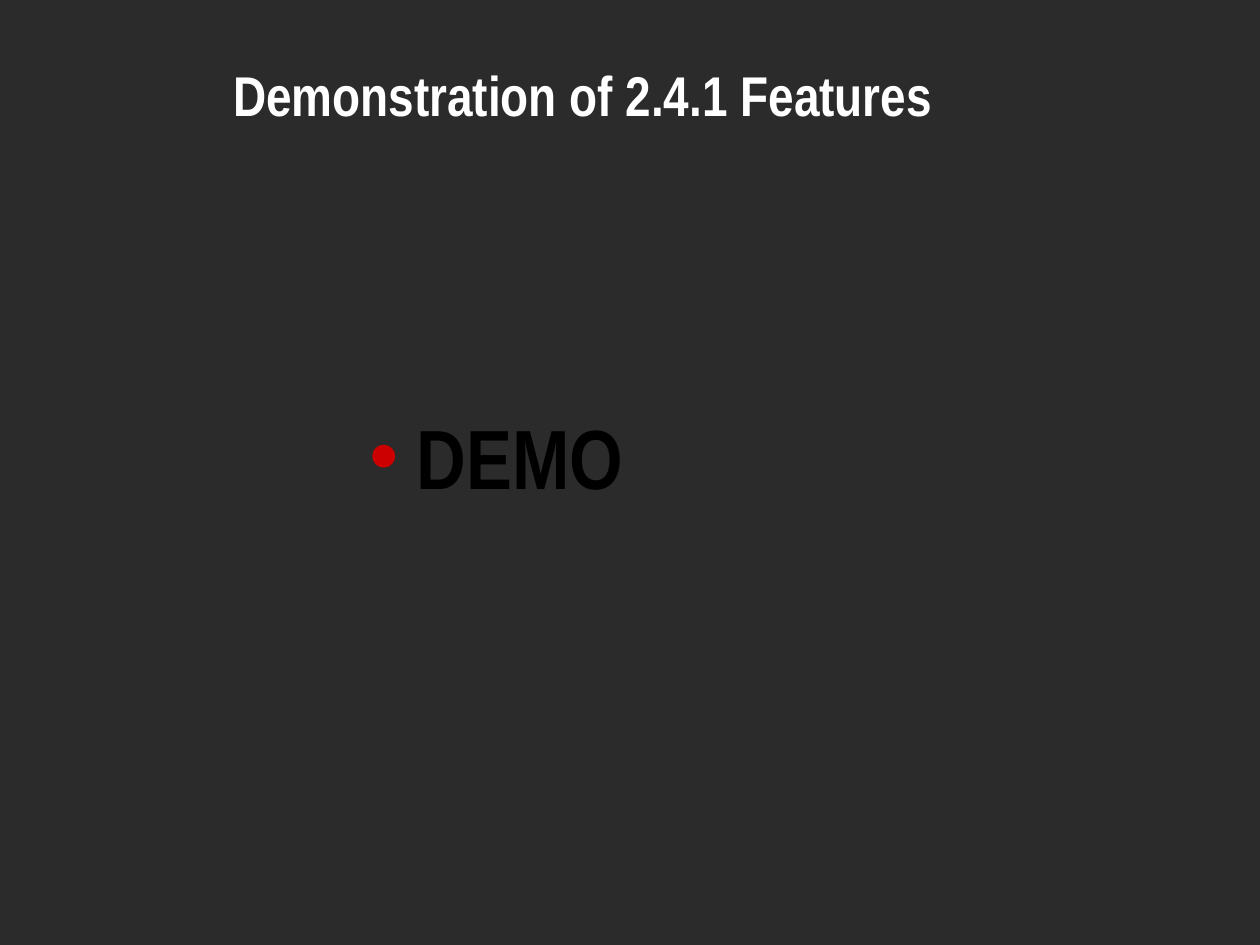
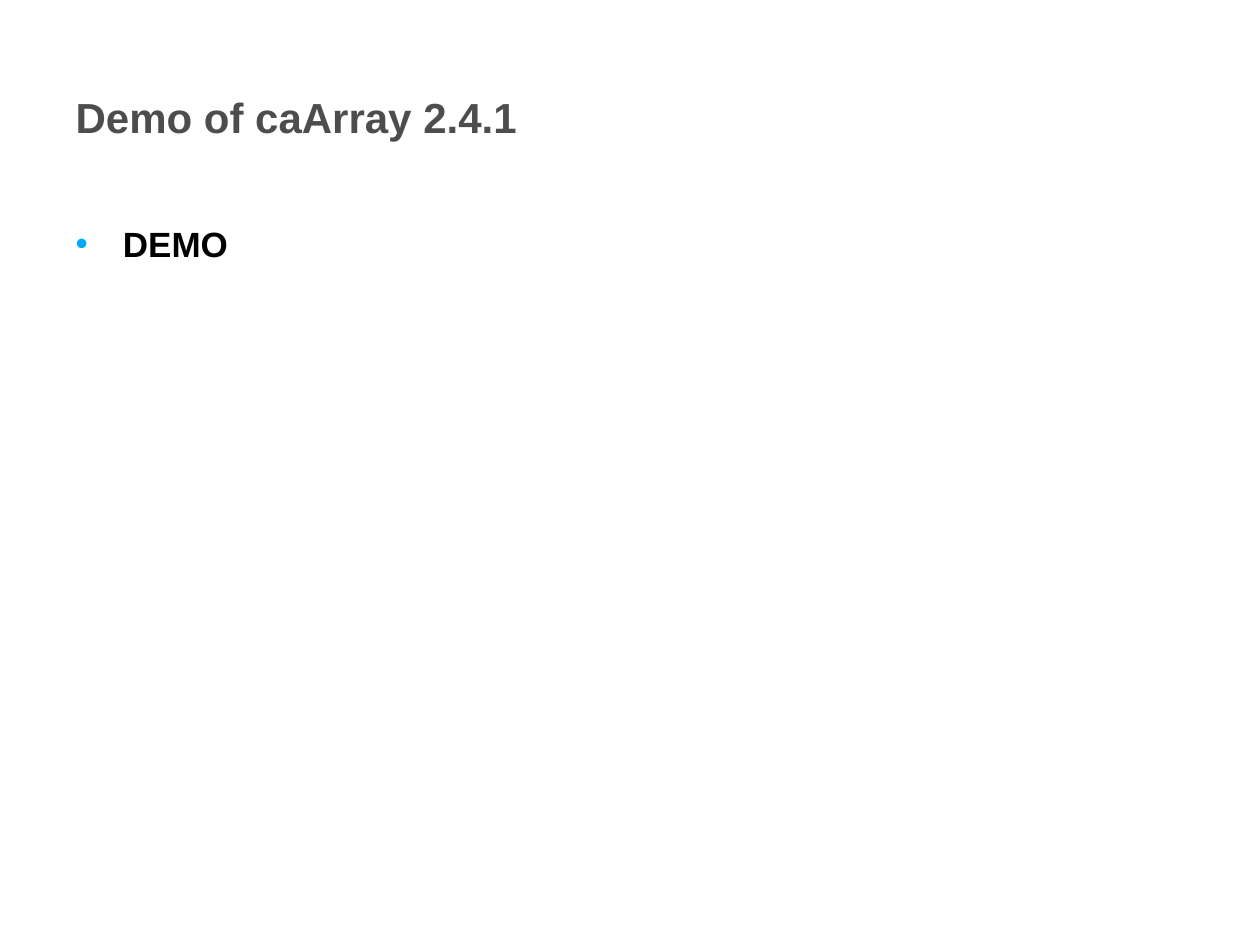
Before and after one commit to NCIP/caarray-docs, a slide deck: slide 3 of project_management/open_meetings/ICR_WS_Meeting_2011_10_12.pptx. Drawn at 1260x945 pixels with LibreOffice and Linux fonts; fonts in the diff are those of the drawing; background and template pictures are left out; a plain dark background stands for a picture behind light text. Boxes give left, top, right and bottom in pixels: in the first picture for what was removed or moved away, otherwise in the second. Text is boxed around its words. In the diff, an @@ line names an element or a change of style, - is before the commit and + after.

```diff
--- a/project_management/open_meetings/ICR_WS_Meeting_2011_10_12.pptx
+++ b/project_management/open_meetings/ICR_WS_Meeting_2011_10_12.pptx
@@ background picture (left out) to #FFFFFF @@
@@ title at (76, 102, 516, 141): text changed; size 32 to 24 pt; font Arial Narrow to Arial; text colour #FFFFFF to #4D4D4D @@
-Demonstration of 2.4.1 Features
+Demo of caArray 2.4.1
@@ text "DEMO": place and size @@
-text "DEMO" at (417, 431, 623, 489)
+text "DEMO" at (123, 232, 228, 258)
@@ text "DEMO" at (123, 232, 228, 258): size 48 to 20 pt, font Arial Narrow to Arial; less space between paragraphs; bullet colour #CC0000 to #00AAF6 @@
@@ page number added at (32, 901, 147, 935), 10 pt, text #FFFFFF, bold @@
+3
```
Also in this commit, not shown: 6 other slides changed, 2 slides added, 3 slides removed.
